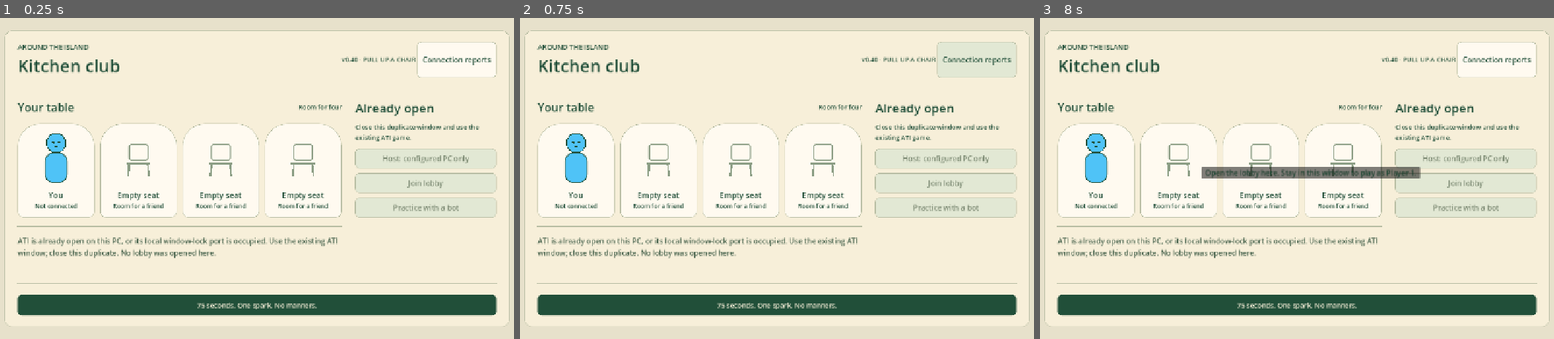
Above: before the commit, frames 1-3 (left to right).
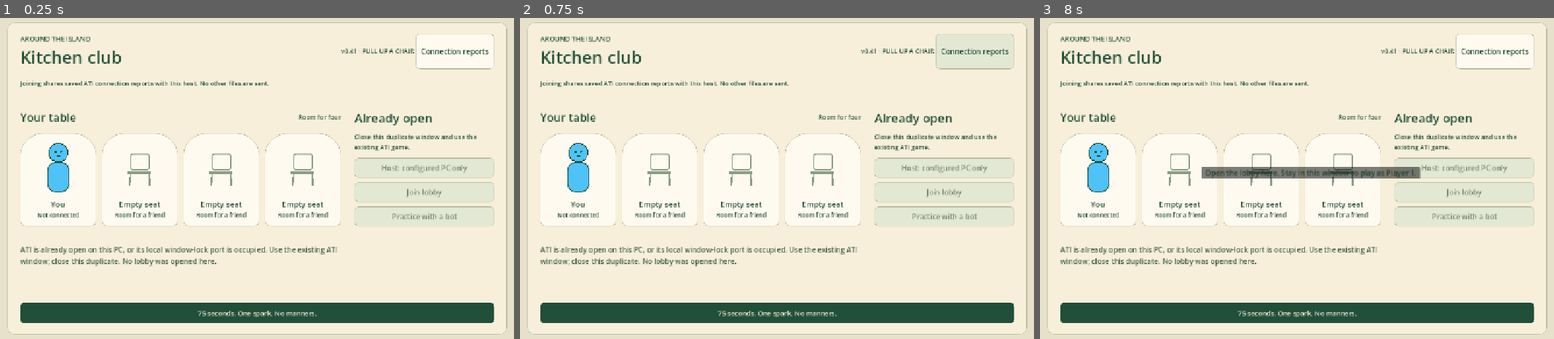
Above: after the commit, the same moments.

Repository: ikemarion/around-the-island
Game: Godot game, scene res://scenes/main.tscn
Same seed, same stepped clock (60 frames per second), same inputs: the game is played once before the commit and once after it.
Inputs (mouse positions are in pixels of both pictures, inside the frame that each line leads up to):
- Up to frame 1 (0.25 s): no input
- Up to frame 2 (0.75 s): click "Connection reports" at 0.5 s
- Up to frame 3 (8 s): move the mouse to (1425, 162) at 1.27 s; hold D 1.28-2 s; tap V at 1.35 s; click (1425, 162) at 1.42 s; drag from (1178, 194) to (1266, 242) at 2.02 s; move the mouse to (1353, 107) at 2.77 s; hold D 2.78-3.5 s; hold Shift 2.78-3.5 s; drag from (1266, 242) to (1122, 130) at 3.52 s; move the mouse to (1471, 226) at 4.27 s; hold A 4.28-5 s; hold Q 4.28-5 s; drag from (1122, 130) to (1209, 98) at 5.02 s; move the mouse to (1327, 178) at 5.77 s; hold S 5.78-6.5 s; tap R at 5.85 s; click (1327, 178) at 5.92 s; drag from (1209, 98) to (1178, 194) at 6.52 s; move the mouse to (1425, 162) at 7.27 s; hold W from 7.28 s (still down); hold E from 7.28 s (still down)

The runs differ from the first frame. In frame 1, 17% of the frame differs, in the area x 0-100%, y 1-99%; in frame 2, 17%; in frame 3, 17%.

Commit message:
Publish v0.41 automatic historical diagnostic uploads

Diff:
--- a/scripts/kitchen_menu.gd
+++ b/scripts/kitchen_menu.gd
@@ -40,6 +40,11 @@
 	diagnostics.text = "Connection reports"
 	header.add_child(diagnostics)
 	diagnostics.pressed.connect(game.network_diagnostics.open_reports)
+	var privacy := Label.new()
+	privacy.text = "Joining shares saved ATI connection reports with this host. No other files are sent."
+	privacy.autowrap_mode = TextServer.AUTOWRAP_WORD_SMART
+	privacy.add_theme_font_size_override("font_size",14)
+	add_child(privacy)
 	_line(self)
 	body = HBoxContainer.new()
 	body.add_theme_constant_override("separation", 30)
--- a/scripts/main_networked.gd
+++ b/scripts/main_networked.gd
@@ -9,9 +9,10 @@
 const TAG_COOLDOWN := 0.85
 const SCORE_TRACK_LENGTH := 6.6
 const MAX_PLAYERS := 4
-const PROTOCOL_VERSION := 11
-const BUILD_VERSION := "0.40"
+const PROTOCOL_VERSION := 12
+const BUILD_VERSION := "0.41"
 var network_diagnostics: Node
+var report_transfer: Node
 var obstacle_last_sent: Dictionary = {}
 var restart_hold := 0.0
 var restart_latched := false
@@ -105,6 +106,10 @@
 	network_diagnostics.name = "NetworkDiagnostics"
 	network_diagnostics.game = self
 	add_child(network_diagnostics)
+	report_transfer = preload("res://scripts/report_transfer.gd").new()
+	report_transfer.name = "ReportTransfer"
+	report_transfer.game = self
+	add_child(report_transfer)
 	var spark_indicator := preload("res://scripts/spark_indicator.gd").new()
 	spark_indicator.name = "SparkIndicator"
 	spark_indicator.game = self
@@ -509,6 +514,7 @@
 	local_slot = slot
 	lobby_id = room_id
 	session_mode = &"client"
+	report_transfer.begin()
 	_reset_input_tracking()
 	for index in MAX_PLAYERS:
 		players[index].ai_controlled = false
@@ -1075,6 +1081,7 @@
 
 
 func _prepare_session() -> void:
+	if is_instance_valid(report_transfer): report_transfer.reset()
 	if is_instance_valid(network_diagnostics):
 		network_diagnostics.record("session_teardown_requested",{"previous_mode":str(session_mode)})
 	celebrated_epoch = -1
--- a/scripts/network_diagnostics.gd
+++ b/scripts/network_diagnostics.gd
@@ -145,7 +145,7 @@
 	if not file:
 		push_warning("Cannot save diagnostic report")
 		return ""
-	file.store_string(JSON.stringify({"build":game.BUILD_VERSIO …(230 unchanged characters)… r_stats,"recent_events":history,"note":"Local diagnostics only. A disconnect does not identify its cause. Probe misses are not packet-loss percentage. session_ended includes intentional exits. No automatic upload."},"\t"))
+	file.store_string(JSON.stringify({"build":game.BUILD_VERSIO …(230 unchanged characters)… r_stats,"recent_events":history,"note":"ATI diagnostics automatically shared with the configured host on a subsequent join. A disconnect does not identify its cause. Probe misses are not packet-loss percentage. session_ended includes intentional exits."},"\t"))
 	file.close()
 	last_report = ProjectSettings.globalize_path(path)
 	print("ATI_DIAGNOSTIC_REPORT ",last_report)
@@ -155,7 +155,8 @@
 	if export_report().is_empty():
 		game.lobby_status.text = "Could not save diagnostics. Check folder permissions."
 		return
-	OS.shell_open(ProjectSettings.globalize_path(directory + "/reports"))
+	# Parent folder contains both this computer's reports and received reports.
+	OS.shell_open(ProjectSettings.globalize_path(directory))
 
 @rpc("authority","call_remote","unreliable",2)
 func _reply(id: int) -> void:
--- /dev/null
+++ b/scripts/report_transfer.gd
@@ -0,0 +1,139 @@
+extends Node
+## Bounded, stop-and-wait report transfer. No arbitrary client filenames/paths.
+const CHUNK := 800
+const MAX_REPORT := 262144
+const SESSION_LIMIT := 2097152
+const INBOX_LIMIT := 52428800
+var game: Node
+var queue: Array[String] = []
+var payload := PackedByteArray()
+var digest := ""
+var offset := 0
+var timer := 0.0
+var incoming: Dictionary = {}
+var budgets: Dictionary = {}
+var bytes_sent := 0
+
+func _ready() -> void:
+	process_mode = Node.PROCESS_MODE_ALWAYS
+	multiplayer.peer_disconnected.connect(func(id): incoming.erase(id); budgets.erase(id))
+
+func reset() -> void:
+	queue.clear()
+	payload.clear()
+	incoming.clear()
+	budgets.clear()
+	digest = ""
+	offset = 0
+	bytes_sent = 0
+
+func begin() -> void:
+	reset()
+	var path: String = game.network_diagnostics.directory + "/reports"
+	var dir := DirAccess.open(path)
+	if dir == null: return
+	var files := dir.get_files()
+	files.sort()
+	for name in files:
+		if name.begins_with("ATI-") and name.ends_with(".json"):
+			queue.append(path.path_join(name))
+	_load_next()
+
+func _hash(data: PackedByteArray) -> String:
+	var h := HashingContext.new()
+	h.start(HashingContext.HASH_SHA256)
+	h.update(data)
+	return h.finish().hex_encode()
+
+func _load_next() -> void:
+	payload.clear()
+	digest = ""
+	offset = 0
+	while not queue.is_empty():
+		var file := FileAccess.open(queue[0],FileAccess.READ)
+		if file == null or file.get_length() > MAX_REPORT:
+			queue.pop_front()
+			continue
+		var data := file.get_buffer(file.get_length())
+		file.close()
+		var id := _hash(data)
+		var marker: String = game.network_diagnostics.directory + "/sent/" + id
+		if FileAccess.file_exists(marker) or data.is_empty():
+			queue.pop_front()
+			continue
+		if bytes_sent + data.size() > SESSION_LIMIT: return
+		payload = data
+		digest = id
+		timer = 0.0
+		return
+
+func _process(delta: float) -> void:
+	if game.session_mode != &"client" or game.local_slot < 0 or payload.is_empty(): return
+	timer -= delta
+	if timer > 0: return
+	# One small outstanding datagram. Retries do not build a reliable queue.
+	timer = 0.25
+	_chunk.rpc_id(1,digest,payload.size(),offset,payload.slice(offset,mini(offset+CHUNK,payload.size())))
+
+@rpc("any_peer","call_remote","unreliable",2)
+func _chunk(id: String, total: int, at: int, data: PackedByteArray) -> void:
+	var sender := multiplayer.get_remote_sender_id()
+	if not multiplayer.is_server() or not game.peer_to_slot.has(sender): return
+	var next: int = accept_chunk(sender,id,total,at,data)
+	if next >= 0: _ack.rpc_id(sender,id,next,next == total)
+
+func accept_chunk(sender: int, id: String, total: int, at: int, data: PackedByteArray) -> int:
+	if id.length()!=64 or not id.is_valid_hex_number() or total <= 0 or total > MAX_REPORT or at < 0 or data.is_empty() or data.size()>CHUNK or at+data.size()>total: return -1
+	var budget: Dictionary = budgets.get(sender,{"bytes":0,"last":-1000})
+	var now := Time.get_ticks_msec()
+	if now-int(budget.last)<50 or int(budget.bytes)+data.size()>SESSION_LIMIT: return -1
+	budget.last = now
+	budget.bytes += data.size()
+	budgets[sender] = budget
+	var folder: String = game.network_diagnostics.directory + "/received"
+	var target := folder.path_join(id+".json")
+	if FileAccess.file_exists(target): return total
+	var state: Dictionary = incoming.get(sender,{"id":id,"total":total,"data":PackedByteArray()})
+	if state.id != id or state.total != total: return -1
+	if at != state.data.size(): return state.data.size()
+	state.data.append_array(data)
+	incoming[sender] = state
+	if state.data.size() < total: return state.data.size()
+	if _hash(state.data) != id:
+		incoming.erase(sender)
+		return -1
+	var parsed = JSON.parse_string(state.data.get_string_from_utf8())
+	if not parsed is Dictionary or not parsed.has("recent_events") or not parsed.has("build"):
+		incoming.erase(sender)
+		return -1
+	if DirAccess.make_dir_recursive_absolute(folder) != OK: return -1
+	var used := 0
+	for name in DirAccess.get_files_at(folder):
+		var existing := FileAccess.open(folder.path_join(name),FileAccess.READ)
+		if existing: used += existing.get_length()
+	if used+total > INBOX_LIMIT: return -1
+	var output := FileAccess.open(target,FileAccess.WRITE)
+	if output == null: return -1
+	output.store_buffer(state.data)
+	output.flush()
+	var ok := output.get_error() == OK
+	output.close()
+	if not ok: return -1
+	incoming.erase(sender)
+	game.network_diagnostics.record("client_report_received",{"peer":sender,"sha256":id,"bytes":total})
+	return total
+
+@rpc("authority","call_remote","unreliable",2)
+func _ack(id: String, next: int, complete: bool) -> void:
+	if game.session_mode != &"client" or id != digest or next < offset or next > payload.size(): return
+	if complete and next == payload.size():
+		var folder: String = game.network_diagnostics.directory + "/sent"
+		if DirAccess.make_dir_recursive_absolute(folder) == OK:
+			var file := FileAccess.open(folder.path_join(digest),FileAccess.WRITE)
+			if file: file.store_string("Received by configured ATI host")
+		bytes_sent += payload.size()
+		queue.pop_front()
+		_load_next()
+	else:
+		offset = next
+		timer = 0.25
--- /dev/null
+++ b/tests/report_transfer_smoke.gd
@@ -0,0 +1,44 @@
+extends SceneTree
+func _initialize() -> void:
+	call_deferred("run")
+func run() -> void:
+	var main = load("res://scenes/main.tscn").instantiate()
+	root.add_child(main)
+	main._prepare_session()
+	var host := "--report-host" in OS.get_cmdline_user_args()
+	var dir := OS.get_environment("TEMP").path_join("ati-transfer-"+str(OS.get_process_id()))
+	main.network_diagnostics.directory = dir
+	if host:
+		assert(main.report_transfer.accept_chunk(10,"../bad",4,0,PackedByteArray([1])) == -1)
+		main.session_mode = &"hosting"
+		main.peer_to_slot = {1:0}
+		main.network_session.host_room(27993,false)
+	else:
+		main.network_diagnostics.export_report("test_previous_session")
+		main.code_input.text = "127.0.0.1:27993"
+		main._join_online()
+	var deadline := Time.get_ticks_msec()+30000
+	var passed := false
+	while Time.get_ticks_msec()<deadline:
+		await create_timer(0.2,true).timeout
+		if host:
+			if DirAccess.dir_exists_absolute(dir+"/received") and DirAccess.get_files_at(dir+"/received").size()>0:
+				var files := DirAccess.get_files_at(dir+"/received")
+				var report = JSON.parse_string(FileAccess.get_file_as_string((dir+"/received").path_join(files[0])))
+				assert(report.reason == "test_previous_session")
+				passed = true
+				await create_timer(2,true).timeout
+				break
+		elif main.report_transfer.payload.is_empty() and DirAccess.dir_exists_absolute(dir+"/sent"):
+			assert(DirAccess.get_files_at(dir+"/sent").size()>0)
+			main.report_transfer.begin()
+			assert(main.report_transfer.payload.is_empty())
+			passed = true
+			break
+	if not passed:
+		push_error("REPORT_TRANSFER timed out")
+		quit(1)
+		return
+	print("REPORT_TRANSFER PASS ","host saved valid report" if host else "client ACK persisted and duplicate skipped")
+	main._prepare_session()
+	quit()
Not shown, added: scripts/report_transfer.gd.uid
Not shown, added: tests/report_transfer_smoke.gd.uid
Not shown, added: AGENTS.md
Not shown, changed: NETWORK-RELIABILITY.md
Not shown, changed: ONLINE-PLAY.md
Not shown, changed: README.md
Not shown, added: releases/ATI-v0.41-Windows.zip
